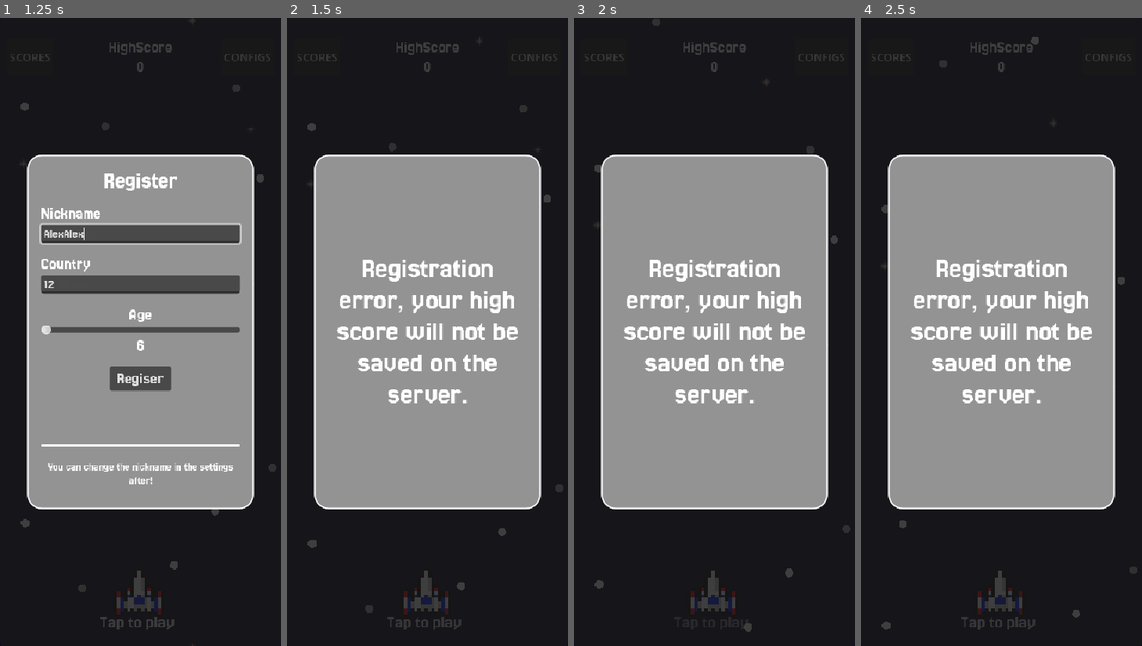
Above: before the commit, frames 1-4 (left to right).
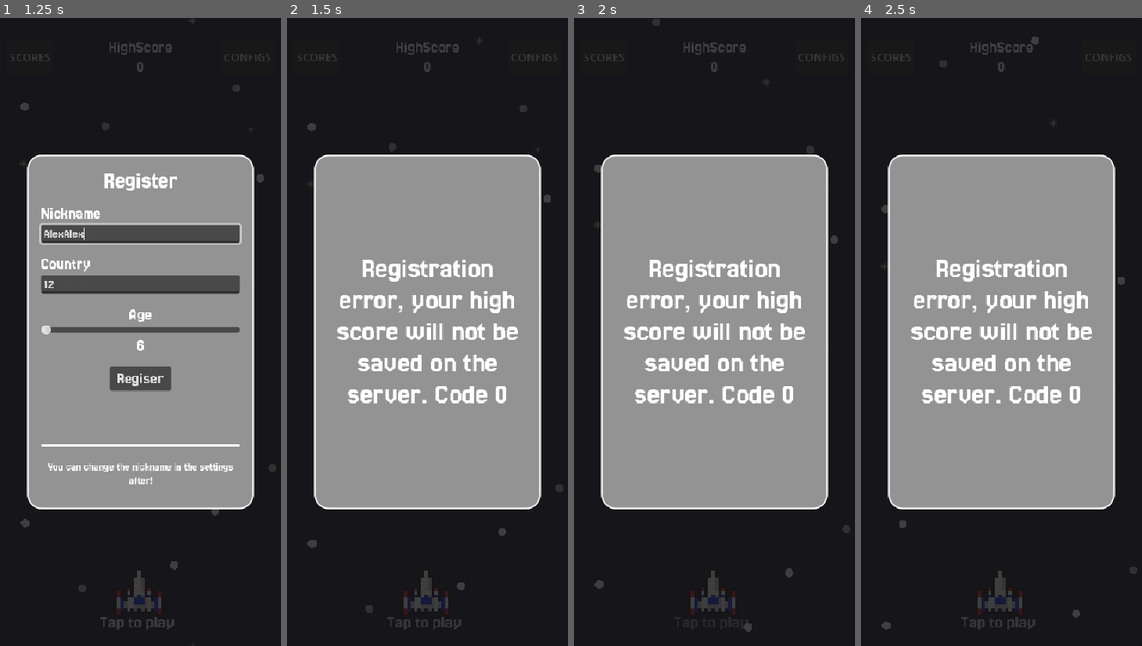
Above: after the commit, the same moments.

Repository: Juawo/space-shooter
Game: Godot game, scene res://scenes/game/main.tscn
Same seed, same stepped clock (60 frames per second), same inputs: the game is played once before the commit and once after it. The engine's default icon, where the game draws it, is replaced by a stand-in: a white triangle on a blue panel in a dark square.
Inputs (mouse positions are in pixels of both pictures, inside the frame that each line leads up to):
- Up to frame 1 (1.25 s): click (140, 231) at 0.52 s; type "Alex" at 0.6 s; click (140, 281) at 0.75 s; type "12" at 0.83 s; click (140, 231) at 0.98 s; type "Alex" at 1.07 s
- Up to frame 2 (1.5 s): click "Regiser" at 1.25 s
- Up to frame 3 (2 s): no input
- Up to frame 4 (2.5 s): click "SCORES" at 2 s

Frame 1 is identical in both runs. In frame 2, 0.8% of the frame differs, in the area x 21-78%, y 58-62%; in frame 3, 0.8%; in frame 4, 0.8%.

Commit message:
Update export presets for Linux support, rename button in settings, and enhance registration feedback with response code

Diff:
--- a/scenes/ui/Settings/settings.tscn
+++ b/scenes/ui/Settings/settings.tscn
@@ -89,7 +89,7 @@
 theme_override_font_sizes/font_size = 36
 text = "Nickname"
 
-[node name="TextureButton" type="Button" parent="VBoxContainer/Header/HBoxContainer/HBoxContainer"]
+[node name="ChangeButton" type="Button" parent="VBoxContainer/Header/HBoxContainer/HBoxContainer"]
 layout_mode = 2
 theme_override_fonts/font = ExtResource("2_83c71")
 theme_override_font_sizes/font_size = 18
--- a/scripts/game/api-manager.gd
+++ b/scripts/game/api-manager.gd
@@ -1,7 +1,7 @@
 extends Node
 
 signal highscores_received(data)
-signal play_registered(data:bool)
+signal play_registered(data:bool, code)
 
 var API_URL_BASE := "https://madalyn-thoroughgoing-continuedly.ngrok-free.dev/"
 var headers_base = ["Content-Type: application/json"]
@@ -46,7 +46,7 @@
 func _on_register_request_completed(result, response_code, headers, body):
 	if response_code < 200 or response_code >= 300:
 		printerr("Erro na requisicao! Codigo: %d" % response_code)
-		play_registered.emit(false)
+		play_registered.emit(false, response_code)
 		return
 
 	var json = JSON.parse_string(body.get_string_from_utf8())
@@ -55,7 +55,7 @@
 		SaveManager.player_id = json.playerId
 		SaveManager.player_nickname = json.nickname
 		SaveManager.save_data()
-		play_registered.emit(true)
+		play_registered.emit(true,response_code)
 		print("Jogador registrado e ID salvo: ", SaveManager.player_id)
 
 func register_high_score(score : int) :
--- a/scripts/ui/Register/register.gd
+++ b/scripts/ui/Register/register.gd
@@ -28,8 +28,9 @@
 	ApiManager.register_player(player_data)
 	print(player_data)
 
-func register_feedback(is_registered : bool):
+func register_feedback(is_registered : bool, code):
 	if is_registered:
+		print("registered")
 		v_box_container.visible = false
 		feedback.visible = true
 		timer.start(2)
@@ -38,7 +39,7 @@
 		await animation_player.animation_finished
 		self.queue_free()
 	else :
-		feedback.text = "Registration error, your high score will not be saved on the server."
+		feedback.text = "Registration error, your high score will not be saved on the server. Code %d" % code
 		v_box_container.visible = false
 		feedback.visible = true
 		timer.start(2)
Not shown, changed: export_presets.cfg
